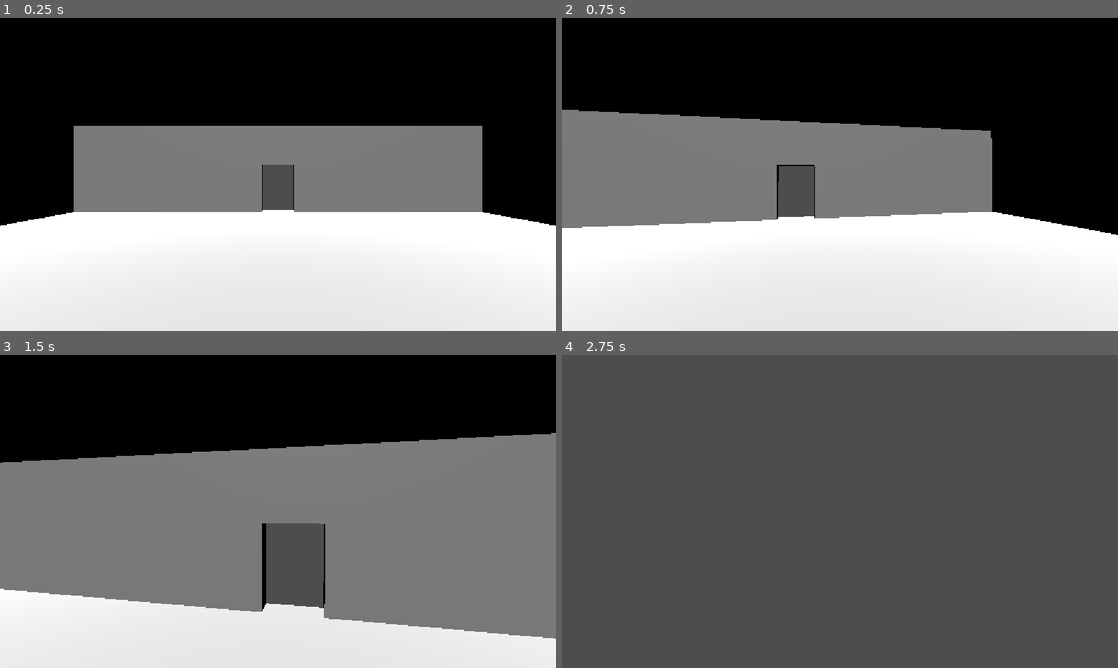
Above: before the commit, frames 1-4 (two rows, left to right).
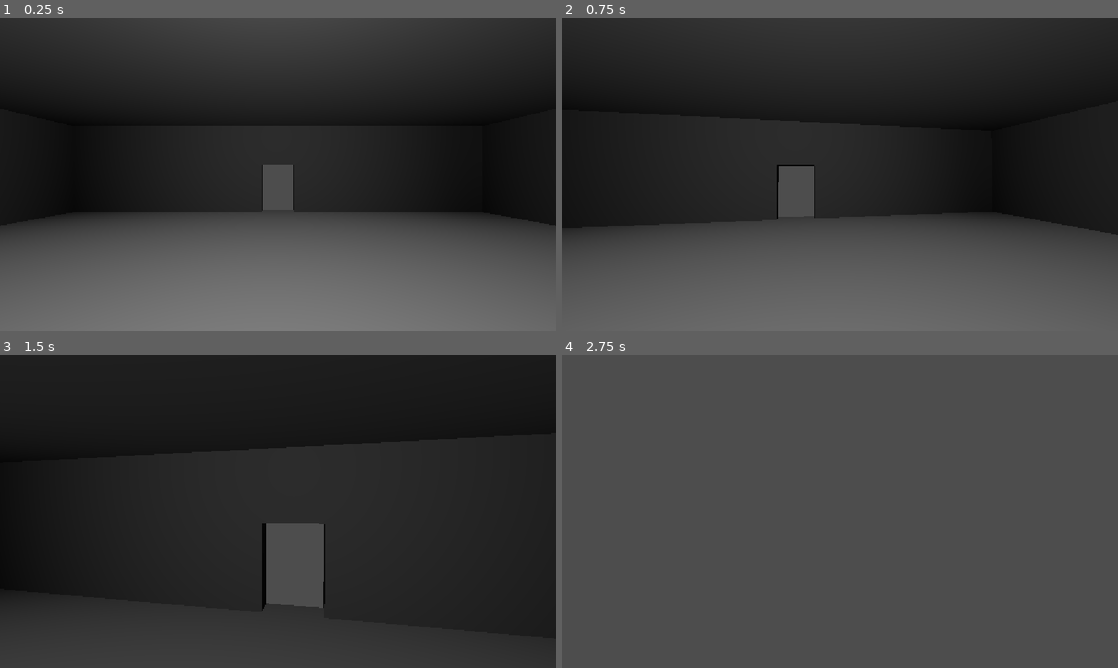
Above: after the commit, the same moments.

Repository: TFinch24/dungeon-dash-game
Game: Godot game, scene res://main.tscn
The game is run twice, just before and just after one commit, with the same random seed, the same clock (stepped at 60 frames per second) and the same inputs.
Inputs (mouse positions are in pixels of both pictures, inside the frame that each line leads up to):
- Up to frame 1 (0.25 s): no input
- Up to frame 2 (0.75 s): tap Enter at 0.5 s; move the mouse to (867, 174) at 0.52 s; hold W (move_forward) from 0.53 s (still down)
- Up to frame 3 (1.5 s): keep holding W (move_forward); tap Space (action_jump) at 0.77 s; move the mouse to (250, 511) at 1.27 s
- Up to frame 4 (2.75 s): keep holding W (move_forward); tap Space (action_jump) at 1.52 s; move the mouse to (851, 505) at 2.02 s

The runs differ from the first frame. In frame 1, 86% of the frame differs, in the area x 0-100%, y 0-100%; in frame 2, 90%; in frame 3, 87%; in frame 4, nothing differs.

Commit message:
Created Simple Rooms
made rooms capable of constructing a map, very simple, gonna be used to learn to construct the map

Diff:
--- a/player.tscn
+++ b/Character Scenes/player.tscn
@@ -1,6 +1,6 @@
 [gd_scene format=3 uid="uid://bt2kbbgyelgfh"]
 
-[ext_resource type="Script" uid="uid://b2buejpj4gi0m" path="res://player.gd" id="1_4flbx"]
+[ext_resource type="Script" uid="uid://b2buejpj4gi0m" path="res://Character Scripts/player.gd" id="1_4flbx"]
 
 [sub_resource type="CapsuleShape3D" id="CapsuleShape3D_u11ei"]
 
--- /dev/null
+++ b/Map Scenes/2_door_corner.tscn
@@ -0,0 +1,51 @@
+[gd_scene format=3 uid="uid://b78lc4b0ytdah"]
+
+[sub_resource type="StandardMaterial3D" id="StandardMaterial3D_pker3"]
+
+[node name="2DoorCorner" type="Node3D" unique_id=647098129]
+
+[node name="Floor" type="CSGBox3D" parent="." unique_id=621453773]
+transform = Transform3D(1, 0, 0, 0, 1, 0, 0, 0, 1, 0, -0.25, 0)
+use_collision = true
+size = Vector3(20, 0.5, 20)
+material = SubResource("StandardMaterial3D_pker3")
+
+[node name="Wall" type="CSGBox3D" parent="." unique_id=2017909972]
+transform = Transform3D(1, 0, 0, 0, 1, 0, 0, 0, 1, 9.75, 2, 0)
+use_collision = true
+size = Vector3(0.5, 4, 20)
+
+[node name="Wall2" type="CSGBox3D" parent="." unique_id=1912671706]
+transform = Transform3D(1, 0, 0, 0, 1, 0, 0, 0, 1, -9.75, 2, 0)
+use_collision = true
+size = Vector3(0.5, 4, 20)
+
+[node name="Door" type="CSGBox3D" parent="Wall2" unique_id=2120224150]
+transform = Transform3D(1, 0, 0, 0, 1, 0, 0, 0, 1, 0, -0.95269775, 0)
+operation = 2
+size = Vector3(0.5, 2.3, 1.5)
+
+[node name="Wall3" type="CSGBox3D" parent="." unique_id=1620285797]
+transform = Transform3D(1, 0, 0, 0, 1, 0, 0, 0, 1, -0.00070515275, 2, 9.74)
+use_collision = true
+size = Vector3(19, 4, 0.5)
+
+[node name="Door" type="CSGBox3D" parent="Wall3" unique_id=770852631]
+transform = Transform3D(1, 0, 0, 0, 1, 0, 0, 0, 1, 0, -0.95269775, 0)
+operation = 2
+size = Vector3(1.5, 2.3, 0.5)
+
+[node name="Wall4" type="CSGBox3D" parent="." unique_id=2106224886]
+transform = Transform3D(1, 0, 0, 0, 1, 0, 0, 0, 1, 0.009276867, 2, -9.752213)
+use_collision = true
+size = Vector3(19, 4, 0.5)
+
+[node name="Ceiling" type="CSGBox3D" parent="." unique_id=1329027572]
+transform = Transform3D(1, 0, 0, 0, 1, 0, 0, 0, 1, 0, 4.25, 0)
+use_collision = true
+size = Vector3(20, 0.5, 20)
+material = SubResource("StandardMaterial3D_pker3")
+
+[node name="OmniLight3D" type="OmniLight3D" parent="." unique_id=974147108]
+transform = Transform3D(1, 0, 0, 0, 1, 0, 0, 0, 1, -0.08111763, 3.7037516, 0)
+omni_range = 15.874
--- /dev/null
+++ b/Map Scenes/2_door_x_room.tscn
@@ -0,0 +1,51 @@
+[gd_scene format=3 uid="uid://ehp4hu5cxxfd"]
+
+[sub_resource type="StandardMaterial3D" id="StandardMaterial3D_ib0wl"]
+
+[node name="2DoorXRoom" type="Node3D" unique_id=1948096997]
+
+[node name="Floor" type="CSGBox3D" parent="." unique_id=1597824604]
+transform = Transform3D(1, 0, 0, 0, 1, 0, 0, 0, 1, 0, -0.25, 0)
+use_collision = true
+size = Vector3(20, 0.5, 20)
+material = SubResource("StandardMaterial3D_ib0wl")
+
+[node name="Wall" type="CSGBox3D" parent="." unique_id=383883871]
+transform = Transform3D(1, 0, 0, 0, 1, 0, 0, 0, 1, 9.75, 2, 0)
+use_collision = true
+size = Vector3(0.5, 4, 20)
+
+[node name="Door" type="CSGBox3D" parent="Wall" unique_id=730613221]
+transform = Transform3D(1, 0, 0, 0, 1, 0, 0, 0, 1, 0, -0.953, 0)
+operation = 2
+size = Vector3(0.5, 2.3, 1.5)
+
+[node name="Wall2" type="CSGBox3D" parent="." unique_id=834018990]
+transform = Transform3D(1, 0, 0, 0, 1, 0, 0, 0, 1, -9.75, 2, 0)
+use_collision = true
+size = Vector3(0.5, 4, 20)
+
+[node name="Door" type="CSGBox3D" parent="Wall2" unique_id=1045516019]
+transform = Transform3D(1, 0, 0, 0, 1, 0, 0, 0, 1, 0, -0.953, 0)
+operation = 2
+size = Vector3(0.5, 2.3, 1.5)
+
+[node name="Wall3" type="CSGBox3D" parent="." unique_id=1220222426]
+transform = Transform3D(1, 0, 0, 0, 1, 0, 0, 0, 1, -0.00070515275, 2, 9.74)
+use_collision = true
+size = Vector3(19, 4, 0.5)
+
+[node name="Wall4" type="CSGBox3D" parent="." unique_id=984215949]
+transform = Transform3D(1, 0, 0, 0, 1, 0, 0, 0, 1, 0.009276867, 2, -9.752213)
+use_collision = true
+size = Vector3(19, 4, 0.5)
+
+[node name="Ceiling" type="CSGBox3D" parent="." unique_id=1486475960]
+transform = Transform3D(1, 0, 0, 0, 1, 0, 0, 0, 1, 0, 4.25, 0)
+use_collision = true
+size = Vector3(20, 0.5, 20)
+material = SubResource("StandardMaterial3D_ib0wl")
+
+[node name="OmniLight3D" type="OmniLight3D" parent="." unique_id=1894334981]
+transform = Transform3D(1, 0, 0, 0, 1, 0, 0, 0, 1, -0.08111763, 3.7037516, 0)
+omni_range = 15.874
--- /dev/null
+++ b/Map Scenes/2_door_z_room.tscn
@@ -0,0 +1,51 @@
+[gd_scene format=3 uid="uid://8io8sdmqixht"]
+
+[sub_resource type="StandardMaterial3D" id="StandardMaterial3D_ib0wl"]
+
+[node name="2DoorZRoom" type="Node3D" unique_id=1159281654]
+
+[node name="Floor" type="CSGBox3D" parent="." unique_id=2095791295]
+transform = Transform3D(1, 0, 0, 0, 1, 0, 0, 0, 1, 0, -0.25, 0)
+use_collision = true
+size = Vector3(20, 0.5, 20)
+material = SubResource("StandardMaterial3D_ib0wl")
+
+[node name="Wall" type="CSGBox3D" parent="." unique_id=1028655356]
+transform = Transform3D(1, 0, 0, 0, 1, 0, 0, 0, 1, 9.75, 2, 0)
+use_collision = true
+size = Vector3(0.5, 4, 20)
+
+[node name="Wall2" type="CSGBox3D" parent="." unique_id=1956479120]
+transform = Transform3D(1, 0, 0, 0, 1, 0, 0, 0, 1, -9.75, 2, 0)
+use_collision = true
+size = Vector3(0.5, 4, 20)
+
+[node name="Wall3" type="CSGBox3D" parent="." unique_id=2096316408]
+transform = Transform3D(1, 0, 0, 0, 1, 0, 0, 0, 1, -0.00070515275, 2, 9.74)
+use_collision = true
+size = Vector3(19, 4, 0.5)
+
+[node name="Door" type="CSGBox3D" parent="Wall3" unique_id=972322537]
+transform = Transform3D(1, 0, 0, 0, 1, 0, 0, 0, 1, 0, -0.953, 0)
+operation = 2
+size = Vector3(1.5, 2.3, 0.5)
+
+[node name="Wall4" type="CSGBox3D" parent="." unique_id=591354961]
+transform = Transform3D(1, 0, 0, 0, 1, 0, 0, 0, 1, 0.009276867, 2, -9.752213)
+use_collision = true
+size = Vector3(19, 4, 0.5)
+
+[node name="Door" type="CSGBox3D" parent="Wall4" unique_id=485317825]
+transform = Transform3D(1, 0, 0, 0, 1, 0, 0, 0, 1, 0, -0.953, 0)
+operation = 2
+size = Vector3(1.5, 2.3, 0.5)
+
+[node name="Ceiling" type="CSGBox3D" parent="." unique_id=1562697900]
+transform = Transform3D(1, 0, 0, 0, 1, 0, 0, 0, 1, 0, 4.25, 0)
+use_collision = true
+size = Vector3(20, 0.5, 20)
+material = SubResource("StandardMaterial3D_ib0wl")
+
+[node name="OmniLight3D" type="OmniLight3D" parent="." unique_id=26218971]
+transform = Transform3D(1, 0, 0, 0, 1, 0, 0, 0, 1, -0.08111763, 3.7037516, 0)
+omni_range = 15.874
--- /dev/null
+++ b/Map Scenes/3_door_t_junction.tscn
@@ -0,0 +1,56 @@
+[gd_scene format=3 uid="uid://bvqs3feckrt1b"]
+
+[sub_resource type="StandardMaterial3D" id="StandardMaterial3D_id4w2"]
+
+[node name="3DoorTJunction" type="Node3D" unique_id=1598494563]
+
+[node name="Floor" type="CSGBox3D" parent="." unique_id=499625890]
+transform = Transform3D(1, 0, 0, 0, 1, 0, 0, 0, 1, 0, -0.25, 0)
+use_collision = true
+size = Vector3(20, 0.5, 20)
+material = SubResource("StandardMaterial3D_id4w2")
+
+[node name="Wall" type="CSGBox3D" parent="." unique_id=1944805485]
+transform = Transform3D(1, 0, 0, 0, 1, 0, 0, 0, 1, 9.75, 2, 0)
+use_collision = true
+size = Vector3(0.5, 4, 20)
+
+[node name="Wall2" type="CSGBox3D" parent="." unique_id=1091275731]
+transform = Transform3D(1, 0, 0, 0, 1, 0, 0, 0, 1, -9.75, 2, 0)
+use_collision = true
+size = Vector3(0.5, 4, 20)
+
+[node name="Door" type="CSGBox3D" parent="Wall2" unique_id=1243979845]
+transform = Transform3D(1, 0, 0, 0, 1, 0, 0, 0, 1, 0, -0.95269775, 0)
+operation = 2
+size = Vector3(0.5, 2.3, 1.5)
+
+[node name="Wall3" type="CSGBox3D" parent="." unique_id=1423949178]
+transform = Transform3D(1, 0, 0, 0, 1, 0, 0, 0, 1, -0.00070515275, 2, 9.74)
+use_collision = true
+size = Vector3(19, 4, 0.5)
+
+[node name="Door" type="CSGBox3D" parent="Wall3" unique_id=493469838]
+transform = Transform3D(1, 0, 0, 0, 1, 0, 0, 0, 1, 0, -0.95269775, 0)
+operation = 2
+size = Vector3(1.5, 2.3, 0.5)
+
+[node name="Wall4" type="CSGBox3D" parent="." unique_id=1382149550]
+transform = Transform3D(1, 0, 0, 0, 1, 0, 0, 0, 1, 0.009276867, 2, -9.752213)
+use_collision = true
+size = Vector3(19, 4, 0.5)
+
+[node name="Door" type="CSGBox3D" parent="Wall4" unique_id=1915044432]
+transform = Transform3D(1, 0, 0, 0, 1, 0, 0, 0, 1, 0, -0.95269775, 0)
+operation = 2
+size = Vector3(1.5, 2.3, 0.5)
+
+[node name="Ceiling" type="CSGBox3D" parent="." unique_id=1075426963]
+transform = Transform3D(1, 0, 0, 0, 1, 0, 0, 0, 1, 0, 4.25, 0)
+use_collision = true
+size = Vector3(20, 0.5, 20)
+material = SubResource("StandardMaterial3D_id4w2")
+
+[node name="OmniLight3D" type="OmniLight3D" parent="." unique_id=1224025516]
+transform = Transform3D(1, 0, 0, 0, 1, 0, 0, 0, 1, -0.08111763, 3.7037516, 0)
+omni_range = 15.874
--- a/room.tscn
+++ b/Map Scenes/4_door__center_room.tscn
@@ -2,7 +2,7 @@
 
 [sub_resource type="StandardMaterial3D" id="StandardMaterial3D_w4vw0"]
 
-[node name="Room" type="Node3D" unique_id=1379680680]
+[node name="4DoorCenterRoom" type="Node3D" unique_id=1379680680]
 
 [node name="Floor" type="CSGBox3D" parent="." unique_id=688800325]
 transform = Transform3D(1, 0, 0, 0, 1, 0, 0, 0, 1, 0, -0.25, 0)
@@ -55,3 +55,7 @@
 use_collision = true
 size = Vector3(20, 0.5, 20)
 material = SubResource("StandardMaterial3D_w4vw0")
+
+[node name="OmniLight3D" type="OmniLight3D" parent="." unique_id=1156082044]
+transform = Transform3D(1, 0, 0, 0, 1, 0, 0, 0, 1, -0.08111763, 3.7037516, 0)
+omni_range = 15.874
--- /dev/null
+++ b/Map Scenes/dead_end.tscn
@@ -0,0 +1,46 @@
+[gd_scene format=3 uid="uid://drg8h3tfbcl4u"]
+
+[sub_resource type="StandardMaterial3D" id="StandardMaterial3D_gyo2g"]
+
+[node name="DeadEnd" type="Node3D" unique_id=233198655]
+
+[node name="Floor" type="CSGBox3D" parent="." unique_id=1973385403]
+transform = Transform3D(1, 0, 0, 0, 1, 0, 0, 0, 1, 0, -0.25, 0)
+use_collision = true
+size = Vector3(20, 0.5, 20)
+material = SubResource("StandardMaterial3D_gyo2g")
+
+[node name="Wall" type="CSGBox3D" parent="." unique_id=1214396092]
+transform = Transform3D(1, 0, 0, 0, 1, 0, 0, 0, 1, 9.75, 2, 0)
+use_collision = true
+size = Vector3(0.5, 4, 20)
+
+[node name="Wall2" type="CSGBox3D" parent="." unique_id=313826946]
+transform = Transform3D(1, 0, 0, 0, 1, 0, 0, 0, 1, -9.75, 2, 0)
+use_collision = true
+size = Vector3(0.5, 4, 20)
+
+[node name="Wall3" type="CSGBox3D" parent="." unique_id=576615405]
+transform = Transform3D(1, 0, 0, 0, 1, 0, 0, 0, 1, -0.00070515275, 2, 9.74)
+use_collision = true
+size = Vector3(19, 4, 0.5)
+
+[node name="Wall4" type="CSGBox3D" parent="." unique_id=1302969054]
+transform = Transform3D(1, 0, 0, 0, 1, 0, 0, 0, 1, 0.009276867, 2, -9.752213)
+use_collision = true
+size = Vector3(19, 4, 0.5)
+
+[node name="Door" type="CSGBox3D" parent="Wall4" unique_id=179873831]
+transform = Transform3D(1, 0, 0, 0, 1, 0, 0, 0, 1, 0, -0.95269775, 0)
+operation = 2
+size = Vector3(1.5, 2.3, 0.5)
+
+[node name="Ceiling" type="CSGBox3D" parent="." unique_id=1840495972]
+transform = Transform3D(1, 0, 0, 0, 1, 0, 0, 0, 1, 0, 4.25, 0)
+use_collision = true
+size = Vector3(20, 0.5, 20)
+material = SubResource("StandardMaterial3D_gyo2g")
+
+[node name="OmniLight3D" type="OmniLight3D" parent="." unique_id=1399471683]
+transform = Transform3D(1, 0, 0, 0, 1, 0, 0, 0, 1, -0.08111763, 3.7037516, 0)
+omni_range = 15.874
--- a/main.tscn
+++ b/main.tscn
@@ -1,13 +1,13 @@
 [gd_scene format=3 uid="uid://b6ivibjlllo35"]
 
-[ext_resource type="PackedScene" uid="uid://bjdx3yqwq3m7i" path="res://room.tscn" id="1_0xm2m"]
-[ext_resource type="PackedScene" uid="uid://bt2kbbgyelgfh" path="res://player.tscn" id="1_ig7tw"]
+[ext_resource type="PackedScene" uid="uid://bjdx3yqwq3m7i" path="res://Map Scenes/4_door__center_room.tscn" id="1_0xm2m"]
+[ext_resource type="PackedScene" uid="uid://bt2kbbgyelgfh" path="res://Character Scenes/player.tscn" id="1_ig7tw"]
 
 [node name="Main" type="Node3D" unique_id=139680998]
 
-[node name="Room" parent="." unique_id=1379680680 instance=ExtResource("1_0xm2m")]
+[node name="Room2" parent="." unique_id=1379680680 instance=ExtResource("1_0xm2m")]
+transform = Transform3D(1, 0, 0, 0, 1, 0, 0, 0, 1, 20, 0, 0)
 
-[node name="DirectionalLight3D" type="DirectionalLight3D" parent="." unique_id=1713391784]
-transform = Transform3D(1, 0, 0, 0, 0.64278764, 0.76604444, 0, -0.76604444, 0.64278764, 0, 2.6626062, 0)
+[node name="Room" parent="." unique_id=1953690720 instance=ExtResource("1_0xm2m")]
 
 [node name="Player" parent="." unique_id=153701727 instance=ExtResource("1_ig7tw")]
Renamed: player.gd -> Character Scripts/player.gd
Renamed: player.gd.uid -> Character Scripts/player.gd.uid
